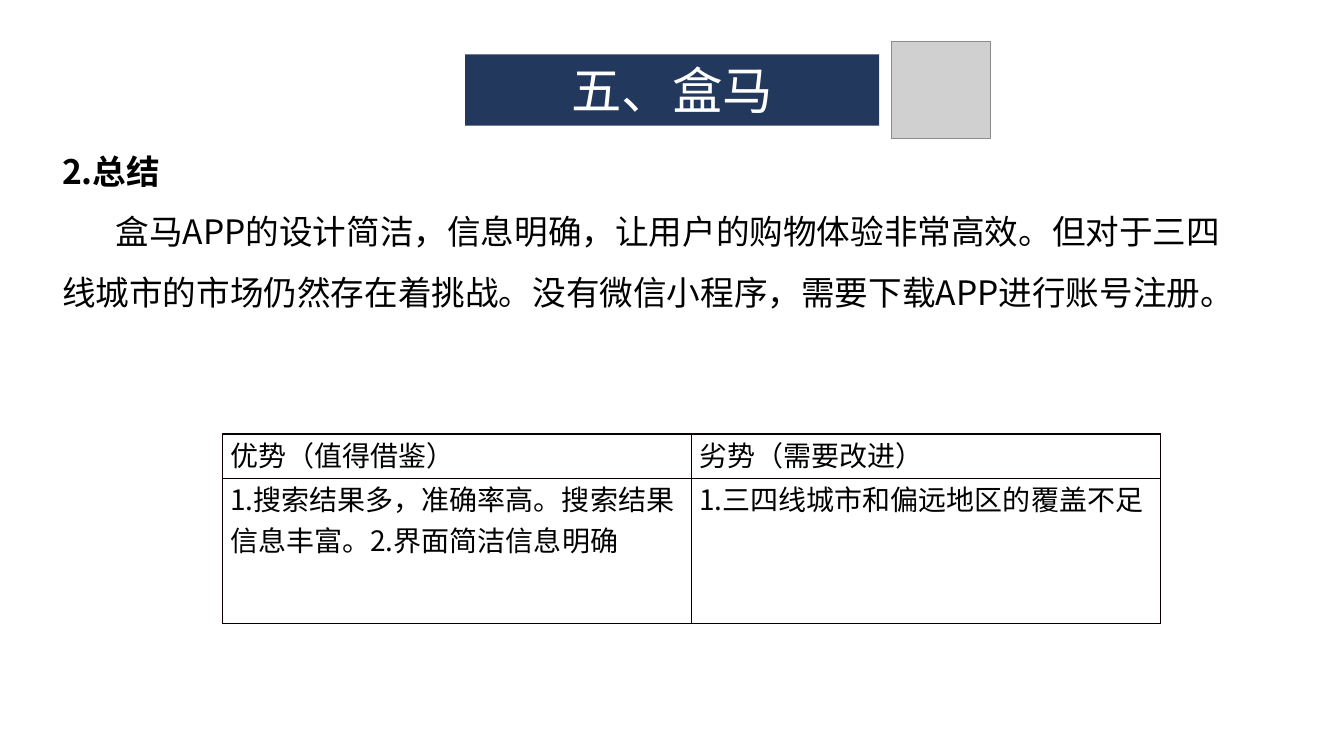
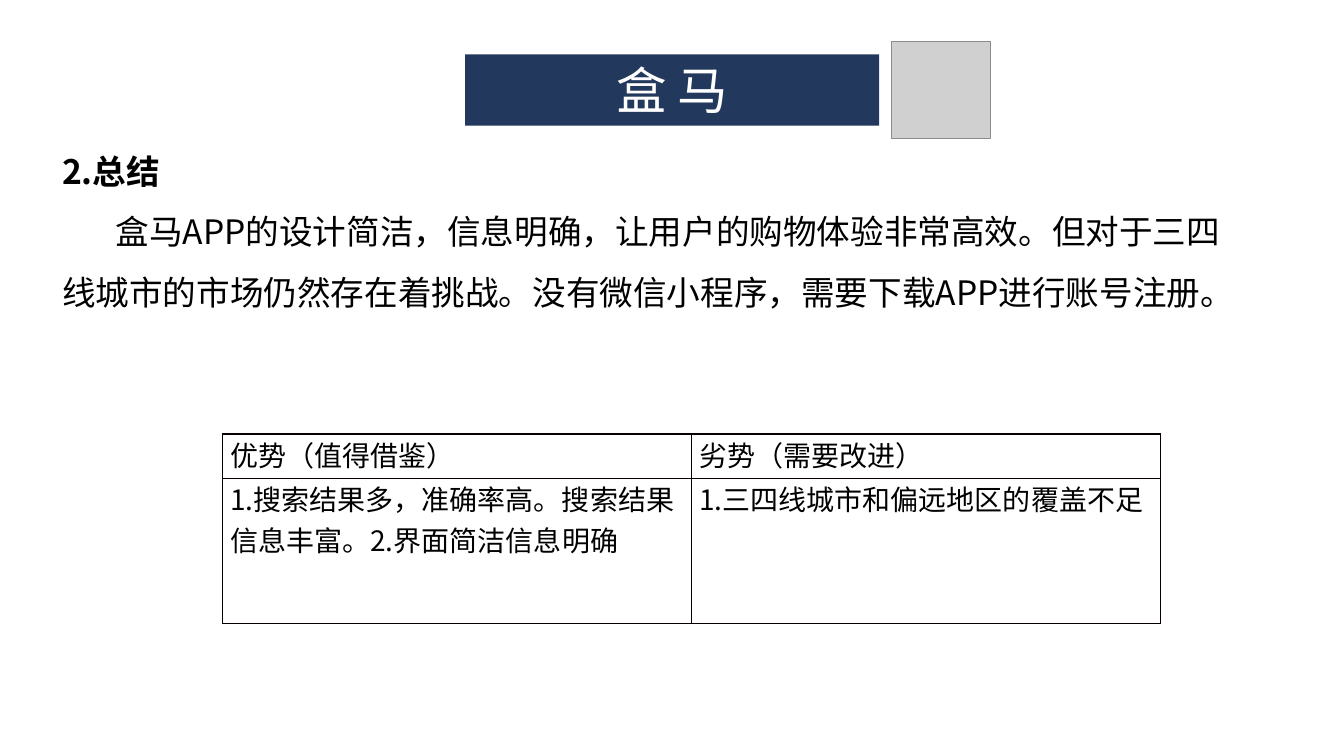
Before and after one commit to ZUCC-SRA2021-G05/Community-GB, a slide deck: slide 15 of 其他/软件项目管理原理与实践/软件项目管理原理与实践-主题确认/G05主题确认.pptx. Drawn at 1344x756 pixels with LibreOffice and Linux fonts; fonts in the diff are those of the drawing; grey boxes stand for pictures. Boxes give left, top, right and bottom in pixels: in the first picture for what was removed or moved away, otherwise in the second. Text is boxed around its words. In the diff, an @@ line names an element or a change of style, - is before the commit and + after.

```diff
--- a/其他/软件项目管理原理与实践/软件项目管理原理与实践-主题确认/G05主题确认.pptx
+++ b/其他/软件项目管理原理与实践/软件项目管理原理与实践-主题确认/G05主题确认.pptx
@@ text in rectangle at [616,66,728,113]: text changed @@
-五、盒马
+盒 马
```
Also in this commit, not shown: 13 other slides changed.
